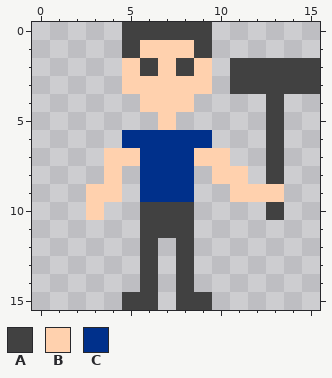
Pixel-art sprite: assets/food.png. Above is the file before it was changed.
The file is 16x16 pixels.
Palette (. is transparent): A #414141  B #ffd1ae  C #00308b
Pixels before, first column x 3:
 0 ..AAAAA......
 1 ..ABBBA......
 2 ..BABAB.AAAAA
 3 ..BBBBB.AAAAA
 4 ...BBB....A..
 5 ....B.....A..
 6 ..CCCCC...A..
 7 .BBCCCBB..A..
 8 .B.CCC.BB.A..
 9 BB.CCC..BBB..
10 B..AAA....A..
11 ...AAA.......
12 ...A.A.......
13 ...A.A.......
14 ...A.A.......
15 ..AA.AA......
Now the later version:
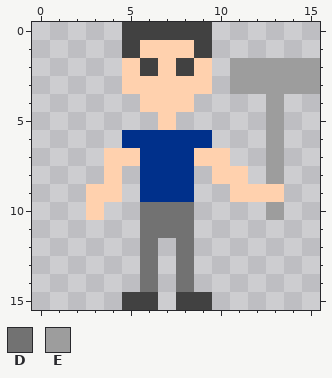
Colours new in this view: D #727272  E #9d9d9d
Changes in this commit:
Changed rows in their new state; - is an unchanged pixel.
first column x 6:
 2 -----EEEEE
 3 -----EEEEE
 4 -------E--
 5 -------E--
 6 -------E--
 7 -------E--
 8 -------E--
10 DDD----E--
11 DDD-------
12 D-D-------
13 D-D-------
14 D-D-------
